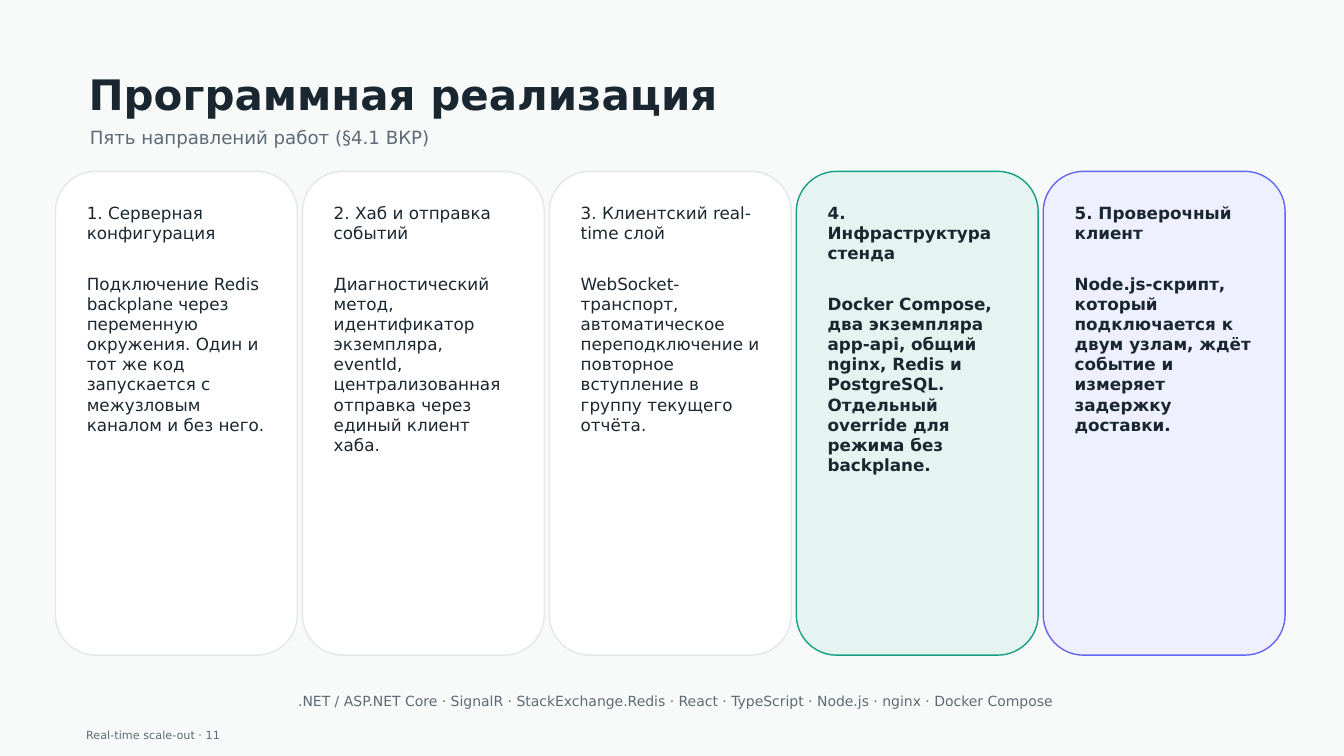
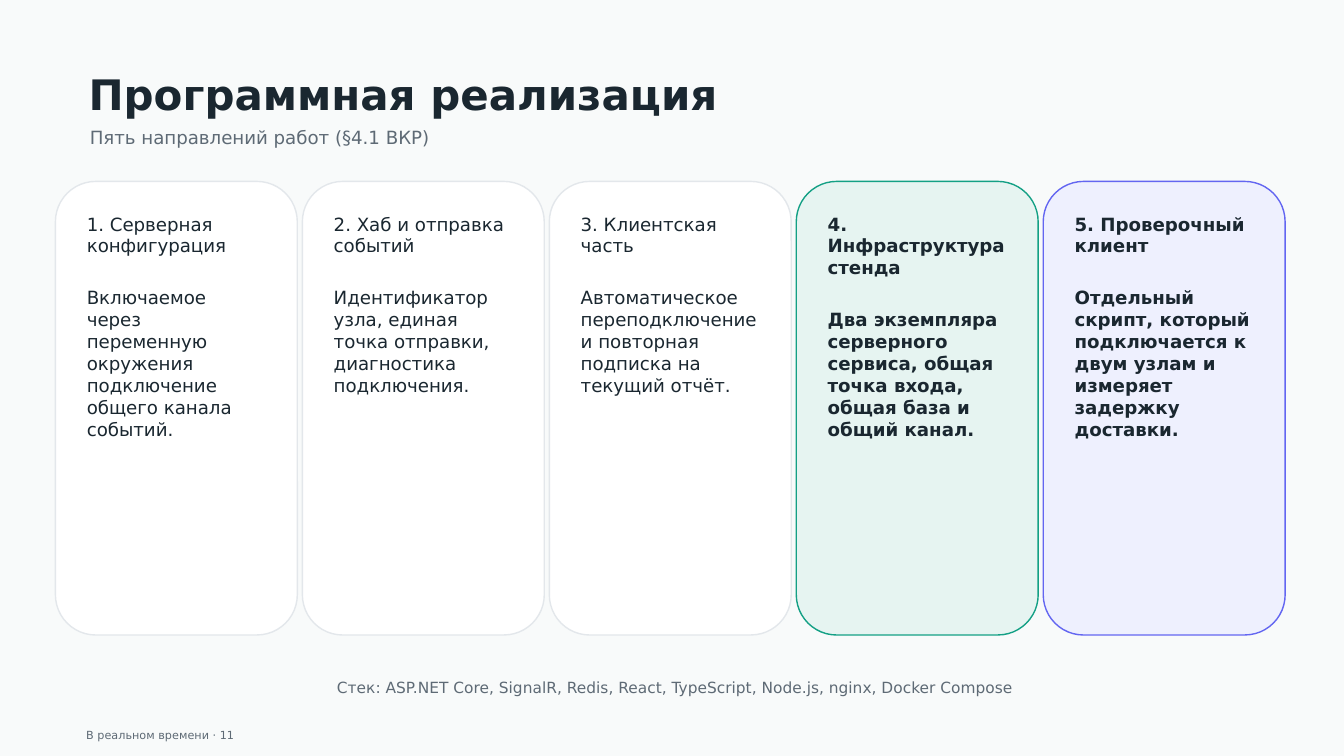
Before and after one commit to gently-whitesnow/final-qualifying-work, a slide deck: slide 11 of build/pptx/vkr-defense-draft.pptx. Drawn at 1344x756 pixels with LibreOffice and Linux fonts; fonts in the diff are those of the drawing. Boxes give left, top, right and bottom in pixels: in the first picture for what was removed or moved away, otherwise in the second. Text is boxed around its words. In the diff, an @@ line names an element or a change of style, - is before the commit and + after.

```diff
--- a/build/pptx/vkr-defense-draft.pptx
+++ b/build/pptx/vkr-defense-draft.pptx
@@ rounded rectangle "1. Серверная конфигурация": place and size @@
-rounded rectangle "1. Серверная конфигурация" at (55, 171, 297, 655)
+rounded rectangle "1. Серверная конфигурация" at (55, 181, 297, 635)
@@ rounded rectangle "2. Хаб и отправка событий": place and size @@
-rounded rectangle "2. Хаб и отправка событий" at (302, 171, 544, 655)
+rounded rectangle "2. Хаб и отправка событий" at (302, 181, 544, 635)
@@ rounded rectangle "3. Клиентская часть": place and size @@
-rounded rectangle "3. Клиентская часть" at (549, 171, 791, 655)
+rounded rectangle "3. Клиентская часть" at (549, 181, 791, 635)
@@ rounded rectangle "4. Инфраструктура стенда": place and size @@
-rounded rectangle "4. Инфраструктура стенда" at (797, 171, 1038, 655)
+rounded rectangle "4. Инфраструктура стенда" at (797, 181, 1038, 635)
@@ rounded rectangle "5. Проверочный клиент": place and size @@
-rounded rectangle "5. Проверочный клиент" at (1044, 171, 1286, 655)
+rounded rectangle "5. Проверочный клиент" at (1044, 181, 1286, 635)
@@ text in rounded rectangle at (87, 217, 226, 256): size 12 to 13 pt in "1. Серверная конфигурация" @@
@@ text in rounded rectangle at (334, 217, 504, 253): size 12 to 13 pt in "2. Хаб и отправка событий" @@
@@ text in rounded rectangle at (581, 217, 757, 396): text changed; size 12 to 13 pt @@
-3. Клиентский real-time слой
-WebSocket-транспорт, автоматическое переподключение и повторное вступление в группу текущего отчёта.
+3. Клиентская часть
+Автоматическое переподключение и повторная подписка на текущий отчёт.
@@ text in rounded rectangle at (828, 217, 1005, 277): size 12 to 13 pt in "4. Инфраструктура стенда" @@
@@ text in rounded rectangle at (1075, 217, 1244, 253): size 12 to 13 pt in "5. Проверочный клиент" @@
@@ text in rounded rectangle at (87, 290, 232, 437): text changed; size 12 to 13 pt @@
-Подключение Redis backplane через переменную окружения. Один и тот же код запускается с межузловым каналом и без него.
+Включаемое через переменную окружения подключение общего канала событий.
@@ text in rounded rectangle at (334, 290, 489, 395): text changed; size 12 to 13 pt @@
-Диагностический метод, идентификатор экземпляра, eventId, централизованная отправка через единый клиент хаба.
+Идентификатор узла, единая точка отправки, диагностика подключения.
@@ text in rounded rectangle at (1075, 290, 1250, 439): text changed; size 12 to 13 pt @@
-Node.js-скрипт, который подключается к двум узлам, ждёт событие и измеряет задержку доставки.
+Отдельный скрипт, который подключается к двум узлам и измеряет задержку доставки.
@@ text in rounded rectangle at (828, 312, 998, 439): text changed; size 12 to 13 pt @@
-Docker Compose, два экземпляра app-api, общий nginx, Redis и PostgreSQL. Отдельный override для режима без backplane.
+Два экземпляра серверного сервиса, общая точка входа, общая база и общий канал.
@@ text at (337, 681, 1012, 696): text changed; size 10 to 11 pt @@
-.NET / ASP.NET Core · SignalR · StackExchange.Redis · React · TypeScript · Node.js · nginx · Docker Compose
+Стек: ASP.NET Core, SignalR, Redis, React, TypeScript, Node.js, nginx, Docker Compose
@@ text at (86, 731, 234, 741): text changed @@
-Real-time scale-out · 11
+В реальном времени · 11
```
Also in this commit, not shown: 14 other slides changed, 3 slides added, 3 slides removed, 9 other files.
